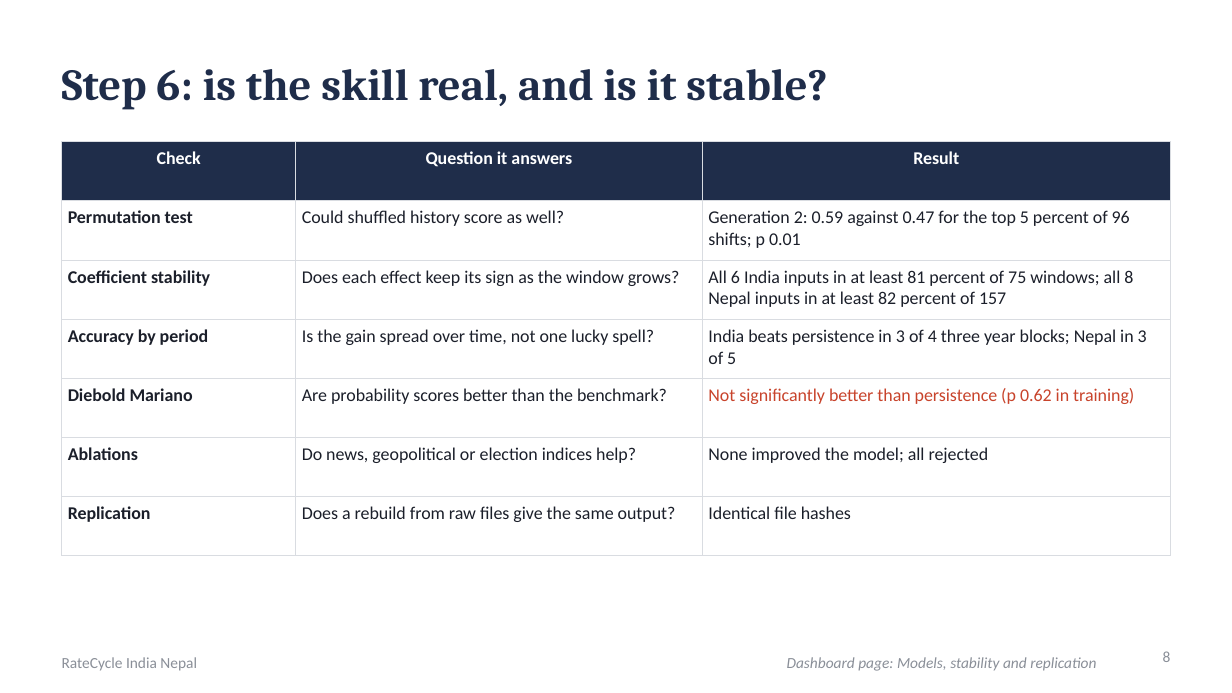
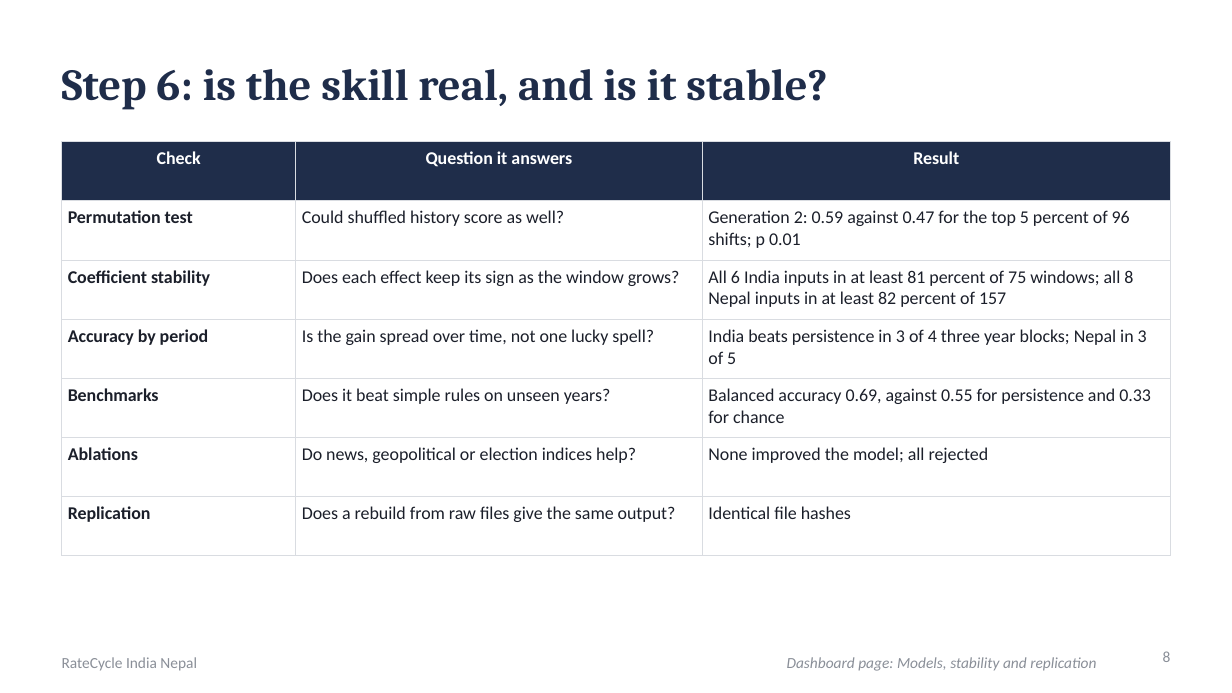
Before and after one commit to sakrit204-byte/interest_rate_cycle_prediction_for_india, a slide deck: slide 8 of reports/presentation/ratecycle_india_nepal.pptx. Drawn at 1232x693 pixels with LibreOffice and Linux fonts; fonts in the diff are those of the drawing. Boxes give left, top, right and bottom in pixels: in the first picture for what was removed or moved away, otherwise in the second. Text is boxed around its words. In the diff, an @@ line names an element or a change of style, - is before the commit and + after.

Commit message:
Presentation: model against reality charts, Nepal as derived from India's cycle, decision D054

```diff
--- a/reports/presentation/ratecycle_india_nepal.pptx
+++ b/reports/presentation/ratecycle_india_nepal.pptx
@@ table at (x1=62, y1=142, x2=1170, y2=526) @@
-row 5: Diebold Mariano | Are probability scores better than the benchmark? | Not significantly better than persistence (p 0.62 in training)
+row 5: Benchmarks | Does it beat simple rules on unseen years? | Balanced accuracy 0.69, against 0.55 for persistence and 0.33 for chance
```
Also in this commit, not shown: 12 other slides changed, 3 slides added, 3 slides removed, 3 other files.
